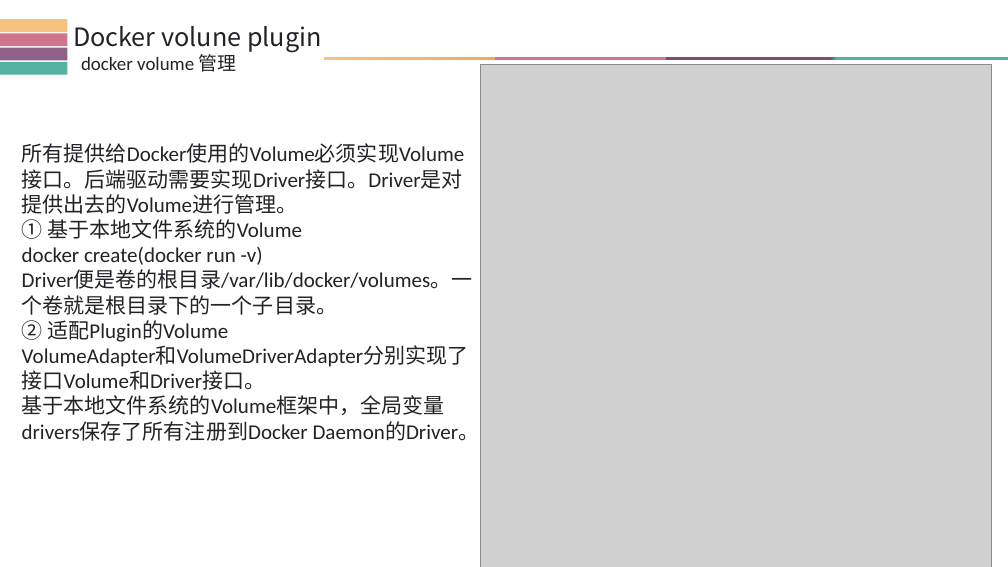
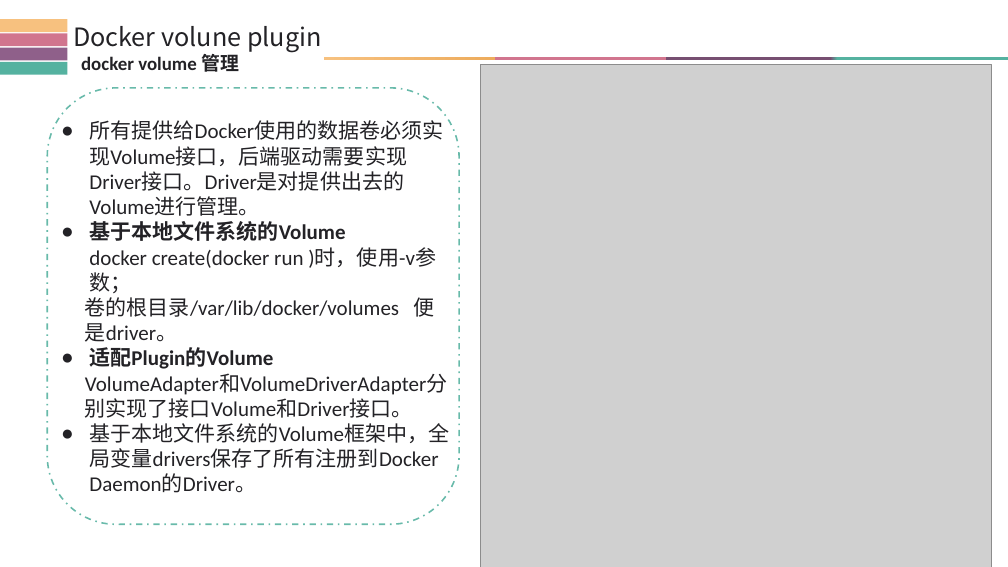
Before and after one commit to xiaolingzang/docker, a slide deck: slide 16 of dockerVolume.pptx. Drawn at 1008x567 pixels with LibreOffice and Linux fonts; fonts in the diff are those of the drawing; grey boxes stand for pictures. Boxes give left, top, right and bottom in pixels: in the first picture for what was removed or moved away, otherwise in the second. Text is boxed around its words. In the diff, an @@ line names an element or a change of style, - is before the commit and + after.

```diff
--- a/dockerVolume.pptx
+++ b/dockerVolume.pptx
@@ text "docker volume 管理" at (x1=81, y1=51, x2=239, y2=76): bold on @@
@@ rounded rectangle added at (x1=47, y1=88, x2=459, y2=524), outline #68BAAA 1.5 pt dashed @@
@@ text at (x1=85, y1=120, x2=449, y2=493): text changed @@
-所有提供给Docker使用的Volume必须实现Volume接口。后端驱动需要实现Driver接口。Driver是对提供出去的Volume进行管理。
-① 基于本地文件系统的Volume
-docker create(docker run -v)
-Driver便是卷的根目录/var/lib/docker/volumes。一个卷就是根目录下的一个子目录。
-② 适配Plugin的Volume
-VolumeAdapter和VolumeDriverAdapter分别实现了接口Volume和Driver接口。
-基于本地文件系统的Volume框架中，全局变量drivers保存了所有注册到Docker Daemon的Driver。
+● 所有提供给Docker使用的数据卷必须实现Volume接口，后端驱动需要实现Driver接口。Driver是对提供出去的Volume进行管理。
+● 基于本地文件系统的Volume
+  docker create(docker run )时，使用-v参数；
+卷的根目录/var/lib/docker/volumes 便是driver。
+● 适配Plugin的Volume
+VolumeAdapter和VolumeDriverAdapter分别实现了接口Volume和Driver接口。
+● 基于本地文件系统的Volume框架中，全局变量drivers保存了所有注册到Docker Daemon的Driver。
```
Also in this commit, not shown: 18 other slides changed, 1 slide added, 1 other file.
